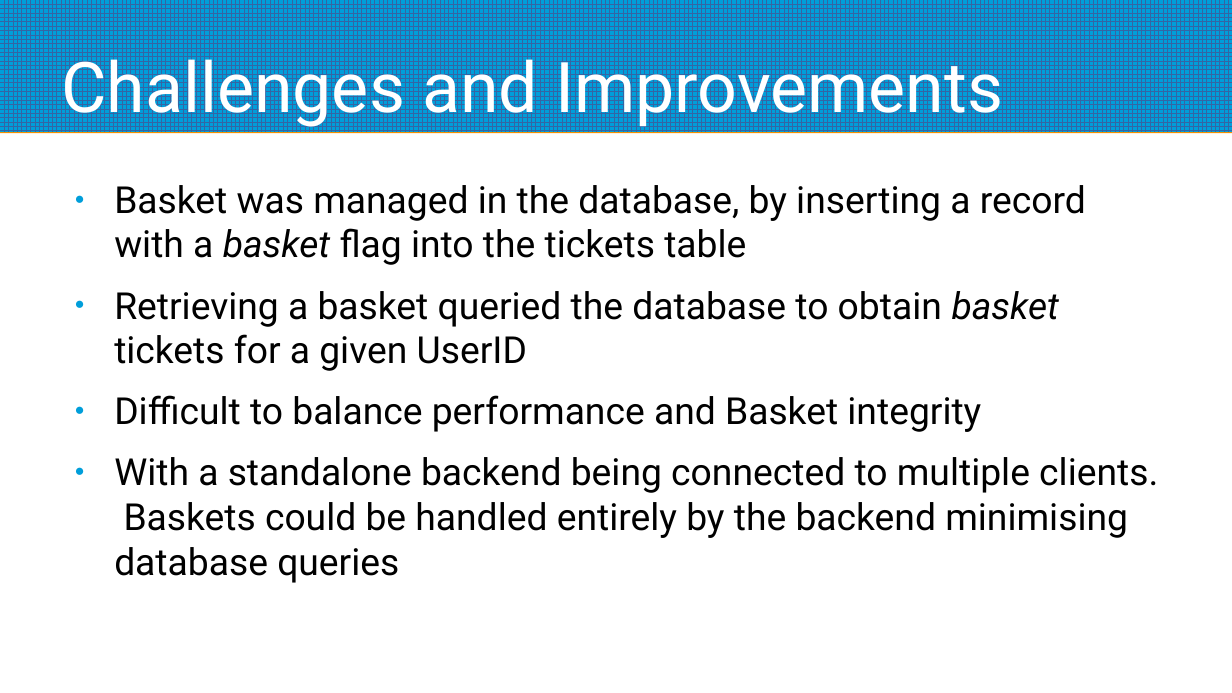
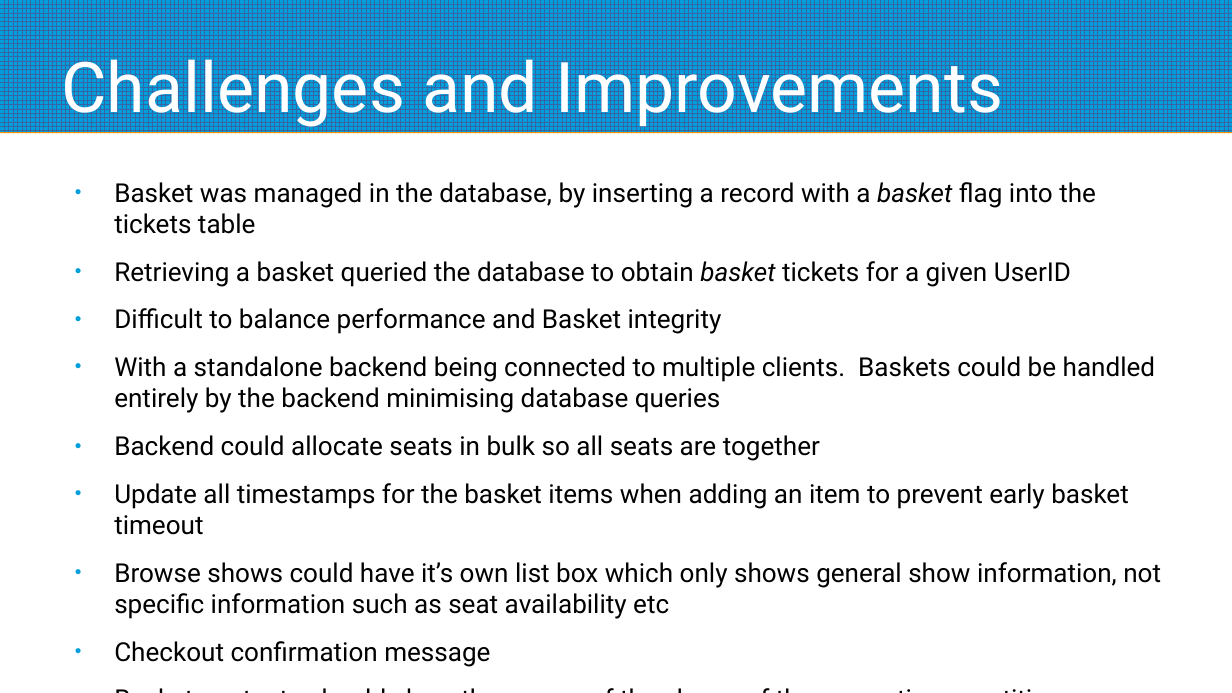
Before and after one commit to Lihp8270/CodingBootcampProject, a slide deck: slide 14 of Report and Presentations/Technical Presentation.pptx (slide 12 before the commit). Drawn at 1232x693 pixels with LibreOffice and Linux fonts; fonts in the diff are those of the drawing; background and template pictures are left out. Boxes give left, top, right and bottom in pixels: in the first picture for what was removed or moved away, otherwise in the second. Text is boxed around its words. In the diff, an @@ line names an element or a change of style, - is before the commit and + after.

Commit message:
Presentation Updates

```diff
--- a/Report and Presentations/Technical Presentation.pptx
+++ b/Report and Presentations/Technical Presentation.pptx
@@ text at (x1=114, y1=182, x2=1156, y2=413): size 24 to 16.8 pt in "Basket was managed in the database, by ...", "Retrieving a basket queried the database to ...", "Difficult to balance performance and Basket integrity", "With a standalone backend being connected to ..." @@
@@ text at (x1=114, y1=435, x2=1161, y2=619): paragraphs added @@
+● Backend could allocate seats in bulk so all seats are together
+● Update all timestamps for the basket items when adding an item to prevent early basket timeout
+● Browse shows could have it’s own list box which only shows general show information, not specific information such as seat availability etc
+● Checkout confirmation message
+● Basket contents should show the names of the shows of the respective quantities
```
Also in this commit, not shown: 3 other slides changed, 2 slides added, 1 other file.
